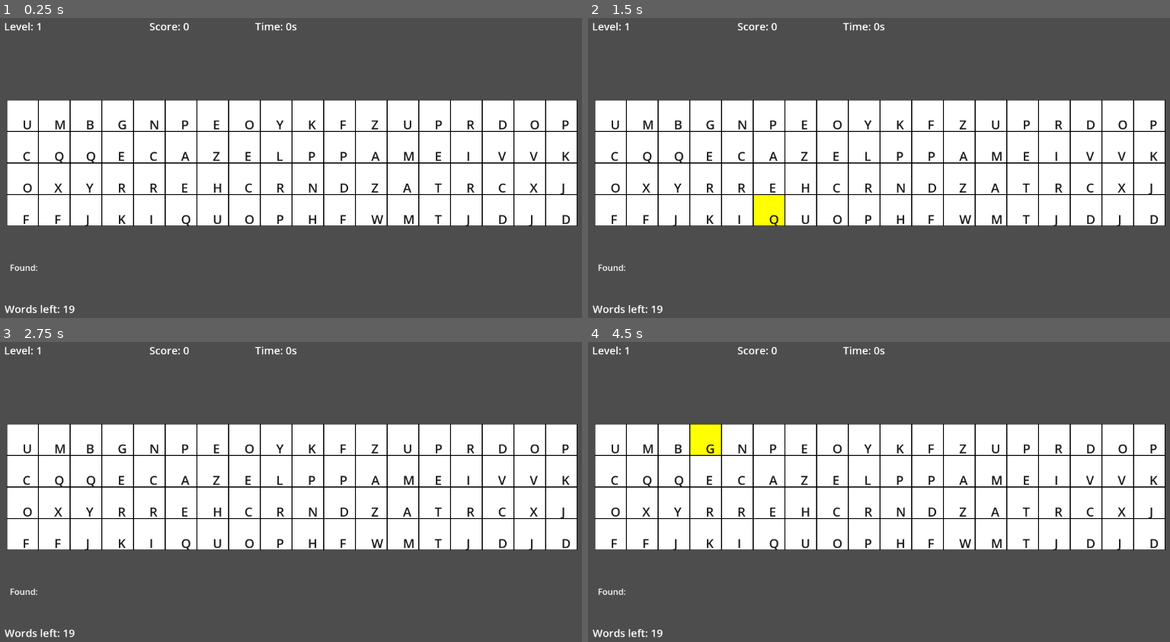
Above: before the commit, frames 1-4 (two rows, left to right).
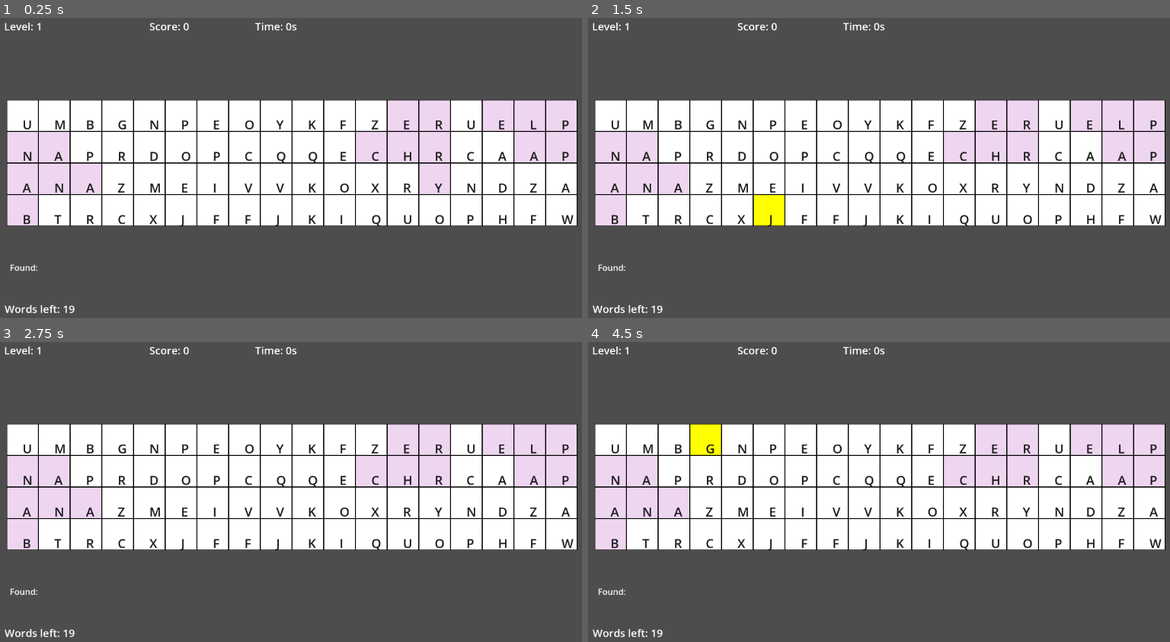
Above: after the commit, the same moments.

Repository: chenxinma/letter-blast
Game: Godot game, scene res://scenes/main.tscn
Two runs of this game, one before a commit and one after it. Both use one fixed random seed, a clock stepped at 60 frames per second and the inputs below.
Inputs (mouse positions are in pixels of both pictures, inside the frame that each line leads up to):
- Up to frame 1 (0.25 s): no input
- Up to frame 2 (1.5 s): tap Enter at 0.5 s; move the mouse to (1018, 165) at 0.52 s; click (1018, 165) at 0.67 s; tap Space at 1.25 s; move the mouse to (762, 198) at 1.27 s; click (762, 198) at 1.42 s
- Up to frame 3 (2.75 s): tap Enter at 2 s; move the mouse to (355, 429) at 2.02 s; click (355, 429) at 2.17 s
- Up to frame 4 (4.5 s): tap Space at 2.75, 4.25 s; move the mouse to (849, 573) at 2.77 s; click (849, 573) at 2.92 s; tap Enter at 3.5 s; move the mouse to (1065, 555) at 3.52 s; click (1065, 555) at 3.67 s; move the mouse to (698, 453) at 4.27 s; click (698, 453) at 4.42 s

The runs differ from the first frame. In frame 1, 10% of the frame differs, in the area x 1-100%, y 27-70%; in frame 2, 9.5%; in frame 3, 9.5%; in frame 4, 9.5%.

Commit message:
feat: replace linear word placement with recursive backtracking logic
Implement recursive backtracking for word placement to improve grid
generation flexibility. Tracks placed paths for hint system support.

- Replace linear direction checking with try_place_word_recursive
- Add placed_paths dictionary to store successful word coordinates
- Call set_hint on newly created cells during placement
- Add MAX_RECURSION_DEPTH constant to prevent infinite loops
- Remove debug print statements from generate_grid

Diff:
--- a/scripts/grid_manager.gd
+++ b/scripts/grid_manager.gd
@@ -6,13 +6,14 @@
 @export var cell_template: PackedScene
 
 const GRID_WIDTH: int = 18
-# 4列 × 18行
 const GRID_HEIGHT: int = 4
 const CELL_SIZE: int = 60
 const MAX_PLACEMENT_ATTEMPTS: int = 100
+const MAX_RECURSION_DEPTH: int = 30
 
 var cells = []
 var grid_node: Node2D
+var placed_paths: Dictionary = {}
 
 signal cell_selected(coord: Vector2)
 
@@ -45,6 +46,7 @@
 				(cell as Node).queue_free()
 
 	cells.clear()
+	placed_paths.clear()
 
 	for row in range(GRID_HEIGHT):
 		var row_array: Array[Area2D] = []
@@ -61,7 +63,6 @@
 		return
 
 	for word in assigned_words:
-		print(word)
 		place_word_in_grid(word)
 
 	for row in range(GRID_HEIGHT):
@@ -79,52 +80,104 @@
 	return letters[randi() % letters.length()]
 
 func place_word_in_grid(word: String) -> bool:
+	if word.is_empty():
+		return false
+
 	for _i in range(MAX_PLACEMENT_ATTEMPTS):
-		var direction_idx := randi() % DIRECTIONS.size()
-		var direction := DIRECTIONS[direction_idx]
-
 		var start_x := randi() % GRID_WIDTH
 		var start_y := randi() % GRID_HEIGHT
+		var start_coord := Vector2(start_x, start_y)
 
-		if can_place_word(word, start_x, start_y, direction):
-			do_place_word(word, start_x, start_y, direction)
+		if not can_place_char_at(start_coord, word[0]):
+			continue
+
+		var path: Array[Vector2] = [start_coord]
+		var visited: Dictionary = {start_coord: true}
+
+		if try_place_word_recursive(word, 1, start_coord, Vector2.ZERO, path, visited):
+			placed_paths[word] = path.duplicate()
 			return true
+
+	print("单词放置失败: ", word)
+	return false
+
+func try_place_word_recursive(word: String, char_index: int, prev_coord: Vector2, prev_direction: Vector2, path: Array[Vector2], visited: Dictionary) -> bool:
+	if char_index >= word.length():
+		do_place_word_by_path(word, path)
+		return true
+
+	if path.size() >= MAX_RECURSION_DEPTH:
+		return false
+
+	var available_directions := get_available_directions(prev_coord, prev_direction, visited)
+	if available_directions.is_empty():
+		return false
+
+	available_directions.shuffle()
+
+	for direction in available_directions:
+		var next_coord := prev_coord + direction
+
+		if not can_place_char_at(next_coord, word[char_index]):
+			continue
+
+		path.append(next_coord)
+		visited[next_coord] = true
+
+		if try_place_word_recursive(word, char_index + 1, next_coord, direction, path, visited):
+			return true
+
+		path.erase(next_coord)
+		visited.erase(next_coord)
 
 	return false
 
-func can_place_word(word: String, start_x: int, start_y: int, direction: Vector2) -> bool:
-	var x := start_x
-	var y := start_y
+func get_available_directions(current_coord: Vector2, prev_direction: Vector2, visited: Dictionary) -> Array[Vector2]:
+	var result: Array[Vector2] = []
+	var opposite := prev_direction * -1
 
-	for i in range(word.length()):
-		if not is_valid_coordinate(Vector2(x, y)):
-			return false
+	for direction in DIRECTIONS:
+		if direction == opposite:
+			continue
 
-		var coord := Vector2(x, y)
-		var cell := get_cell(coord)
-		if cell != null:
-			if cell.is_used:
-				if cell.letter != word[i]:
-					return false
+		var next_coord := current_coord + direction
 
-		x += int(direction.x)
-		y += int(direction.y)
+		if not is_valid_coordinate(next_coord):
+			continue
 
-	return true
+		if visited.has(next_coord):
+			continue
 
-func do_place_word(word: String, start_x: int, start_y: int, direction: Vector2) -> void:
-	var x := start_x
-	var y := start_y
+		result.append(direction)
 
-	for i in range(word.length()):
-		var coord := Vector2(x, y)
-		var cell := cell_template.instantiate() as Area2D
-		cell.position = coord * CELL_SIZE + Vector2(CELL_SIZE / 2.0, CELL_SIZE / 2.0)
-		grid_node.add_child(cell)
-		cell.set_letter(word[i], coord)
-		cells[coord.y][coord.x] = cell
-		x += int(direction.x)
-		y += int(direction.y)
+	return result
+
+func can_place_char_at(coord: Vector2, letter: String) -> bool:
+	if not is_valid_coordinate(coord):
+		return false
+
+	var cell := get_cell(coord)
+
+	if cell == null:
+		return true
+
+	if cell.is_used:
+		return false
+
+	return cell.letter == letter
+
+func do_place_word_by_path(word: String, path: Array[Vector2]) -> void:
+	for i in range(path.size()):
+		var coord := path[i]
+		var existing_cell := get_cell(coord)
+
+		if existing_cell == null:
+			var cell := cell_template.instantiate() as Area2D
+			cell.position = coord * CELL_SIZE + Vector2(CELL_SIZE / 2.0, CELL_SIZE / 2.0)
+			grid_node.add_child(cell)
+			cell.set_letter(word[i], coord)
+			cell.set_hint()
+			cells[coord.y][coord.x] = cell
 
 func mark_cells_as_used(coordinates: Array) -> void:
 	for coord in coordinates:
--- a/scripts/word_cell.gd
+++ b/scripts/word_cell.gd
@@ -5,6 +5,7 @@
 
 const CELL_SIZE = 60
 const COLOR_HIGHLIGHT = Color(0.361, 0.486, 0.392, 1.0)
+const COLOR_HINT = Color(0.934, 0.837, 0.941, 1.0)
 const COLOR_USED = Color(0.5, 0.5, 0.5, 0.5)
 
 var letter: String = ""
@@ -49,6 +50,9 @@
 	cell_background.texture = _border_texture_cache
 	cell_background.modulate = Color(1, 1, 1, 1)
 
+func set_hint() -> void:
+	cell_background.modulate = COLOR_HINT
+
 func set_letter(c: String, coord: Vector2) -> void:
 	letter = c
 	coordinate = coord
--- a/tests/test_word_placement.gd
+++ b/tests/test_word_placement.gd
@@ -1,92 +1,197 @@
-class GridManagerTest extends Node
+class_name TestWordPlacement extends Node
 
-func _test_word_placement() -> void:
+func _test_simple_path_placement() -> void:
+	var grid_manager := _create_test_grid_manager()
+
+	var result := grid_manager.place_word_in_grid("CAT")
+	assert(result, "CAT should be placed successfully")
+	assert(grid_manager.placed_paths.has("CAT"), "placed_paths should contain CAT")
+	assert(grid_manager.placed_paths["CAT"].size() == 3, "CAT path should have 3 coordinates")
+
+	_cleanup_grid_manager(grid_manager)
+
+func _test_no_self_intersect() -> void:
+	var grid_manager := _create_test_grid_manager()
+
+	grid_manager.place_word_in_grid("HELLO")
+	var path: Array = grid_manager.placed_paths.get("HELLO", [])
+
+	assert(path.size() == 5, "HELLO path should have 5 coordinates")
+
+	var visited: Dictionary = {}
+	for coord in path:
+		assert(not visited.has(coord), "Path should not self-intersect")
+		visited[coord] = true
+
+	_cleanup_grid_manager(grid_manager)
+
+func _test_multiple_words_placement() -> void:
+	var grid_manager := _create_test_grid_manager()
+
+	var words := ["CAT", "DOG", "BIRD"]
+	for word in words:
+		var result := grid_manager.place_word_in_grid(word)
+		assert(result, word + " should be placed successfully")
+
+	assert(grid_manager.placed_paths.size() == 3, "Should have 3 words placed")
+
+	_cleanup_grid_manager(grid_manager)
+
+func _test_letter_sharing() -> void:
+	var grid_manager := _create_test_grid_manager()
+
+	grid_manager.place_word_in_grid("CAT")
+	grid_manager.place_word_in_grid("BAT")
+
+	assert(grid_manager.placed_paths.has("CAT"), "CAT should be placed")
+	assert(grid_manager.placed_paths.has("BAT"), "BAT should be placed")
+
+	var cat_path: Array = grid_manager.placed_paths["CAT"]
+	var bat_path: Array = grid_manager.placed_paths["BAT"]
+
+	var shared_coords: int = 0
+	for coord in cat_path:
+		if bat_path.has(coord):
+			shared_coords += 1
+
+	assert(shared_coords >= 2, "CAT and BAT should share at least 2 letters (A and T)")
+
+	_cleanup_grid_manager(grid_manager)
+
+func _test_empty_word() -> void:
+	var grid_manager := _create_test_grid_manager()
+
+	var result := grid_manager.place_word_in_grid("")
+	assert(not result, "Empty word should return false")
+
+	_cleanup_grid_manager(grid_manager)
+
+func _test_get_available_directions() -> void:
+	var grid_manager := _create_test_grid_manager()
+
+	var visited: Dictionary = {}
+	var directions := grid_manager.get_available_directions(Vector2(1, 1), Vector2(0, 1), visited)
+
+	assert(directions.size() == 3, "Should have 3 available directions (excluding reverse DOWN)")
+	assert(not directions.has(Vector2(0, -1)), "Should not contain UP (reverse of DOWN)")
+
+	_cleanup_grid_manager(grid_manager)
+
+func _test_get_available_directions_with_visited() -> void:
+	var grid_manager := _create_test_grid_manager()
+
+	var visited: Dictionary = {Vector2(2, 1): true}
+	var directions := grid_manager.get_available_directions(Vector2(1, 1), Vector2.ZERO, visited)
+
+	assert(not directions.has(Vector2(1, 0)), "Should not contain RIGHT direction to visited cell")
+
+	_cleanup_grid_manager(grid_manager)
+
+func _test_can_place_char_at_empty() -> void:
+	var grid_manager := _create_test_grid_manager()
+
+	var result := grid_manager.can_place_char_at(Vector2(0, 0), "A")
+	assert(result, "Should be able to place char in empty cell")
+
+	_cleanup_grid_manager(grid_manager)
+
+func _test_can_place_char_at_out_of_bounds() -> void:
+	var grid_manager := _create_test_grid_manager()
+
+	var result := grid_manager.can_place_char_at(Vector2(-1, 0), "A")
+	assert(not result, "Should not be able to place char out of bounds")
+
+	result = grid_manager.can_place_char_at(Vector2(100, 100), "A")
+	assert(not result, "Should not be able to place char out of bounds")
+
+	_cleanup_grid_manager(grid_manager)
+
+func _test_recursion_depth_limit() -> void:
+	var grid_manager := _create_test_grid_manager()
+
+	var long_word := "ABCDEFGHIJKLMNOPQRSTUVWXYZ"
+	var result := grid_manager.place_word_in_grid(long_word)
+	assert(not result, "Very long word should fail due to depth limit")
+
+	_cleanup_grid_manager(grid_manager)
+
+func _test_placed_paths_cleared_on_generate() -> void:
+	var grid_manager := _create_test_grid_manager()
+
+	grid_manager.place_word_in_grid("CAT")
+	assert(grid_manager.placed_paths.size() == 1, "Should have 1 placed word")
+
+	grid_manager.cells.clear()
+	for row in range(4):
+		var row_array: Array = []
+		for col in range(4):
+			row_array.append(null)
+		grid_manager.cells.append(row_array)
+
+	grid_manager.placed_paths.clear()
+
+	assert(grid_manager.placed_paths.is_empty(), "placed_paths should be cleared")
+
+	_cleanup_grid_manager(grid_manager)
+
+func _test_path_directions_valid() -> void:
+	var grid_manager := _create_test_grid_manager()
+
+	grid_manager.place_word_in_grid("HELLO")
+	var path: Array = grid_manager.placed_paths.get("HELLO", [])
+
+	assert(path.size() >= 2, "Path should have at least 2 coordinates")
+
+	for i in range(1, path.size()):
+		var prev: Vector2 = path[i - 1]
+		var curr: Vector2 = path[i]
+		var diff := curr - prev
+
+		var is_valid_direction := false
+		for dir in grid_manager.DIRECTIONS:
+			if diff == dir:
+				is_valid_direction = true
+				break
+
+		assert(is_valid_direction, "Each step should be a valid direction")
+
+	_cleanup_grid_manager(grid_manager)
+
+func _create_test_grid_manager() -> Node:
 	var grid_manager := load("res://scripts/grid_manager.gd").new()
 	grid_manager.GRID_WIDTH = 4
 	grid_manager.GRID_HEIGHT = 4
 	grid_manager.cells = []
+	grid_manager.placed_paths = {}
+
+	var grid_node := Node2D.new()
+	grid_manager.add_child(grid_node)
+	grid_manager.grid_node = grid_node
 
 	for row in range(4):
-		var row_array = []
+		var row_array: Array = []
 		for col in range(4):
 			row_array.append(null)
 		grid_manager.cells.append(row_array)
 
-	var word_manager := WordManager.new()
-	word_manager.words = ["CAT", "DOG"]
-	grid_manager.word_manager = word_manager
+	return grid_manager
 
-	grid_manager.place_word_in_grid("CAT")
-	var placed := grid_manager.place_word_in_grid("DOG")
-
-	assert(placed, "Word DOG should be placed")
-
-	grid_manager.queue_free()
-	word_manager.queue_free()
-
-func _test_overlap_validation() -> void:
-	var grid_manager := load("res://scripts/grid_manager.gd").new()
-	grid_manager.GRID_WIDTH = 4
-	grid_manager.GRID_HEIGHT = 4
-	grid_manager.cells = []
-
-	for row in range(4):
-		var row_array = []
-		for col in range(4):
-			row_array.append(null)
-		grid_manager.cells.append(row_array)
-
-	grid_manager.do_place_word("CAT", 0, 0, Vector2(1, 0))
-
-	var valid := grid_manager.can_place_word("CAR", 0, 0, Vector2(1, 0))
-	assert(not valid, "Overlapping word with different letter should be invalid")
-
-	grid_manager.queue_free()
-
-func _test_get_cell_returns_null_for_invalid() -> void:
-	var grid_manager := load("res://scripts/grid_manager.gd").new()
-	grid_manager.GRID_WIDTH = 4
-	grid_manager.GRID_HEIGHT = 4
-
-	var result := grid_manager.get_cell(Vector2(-1, -1))
-	assert(result == null, "get_cell should return null for invalid coordinates")
-
-	result = grid_manager.get_cell(Vector2(100, 100))
-	assert(result == null, "get_cell should return null for out of bounds coordinates")
-
-	grid_manager.queue_free()
-
-func _test_randomize_called() -> void:
-	var grid_manager := load("res://scripts/grid_manager.gd").new()
-	grid_manager._ready()
-
-	var letters := "ABCDEFGHIJKLMNOPQRSTUVWXYZ"
-	var letter1 := grid_manager.get_random_letter()
-	var letter2 := grid_manager.get_random_letter()
-
-	assert(letters.has(letter1), "get_random_letter should return a letter")
-	assert(letters.has(letter2), "get_random_letter should return a letter")
-
-	grid_manager.queue_free()
-
-func _test_grid_initialization() -> void:
-	var grid_manager := load("res://scripts/grid_manager.gd").new()
-
-	var word_manager := WordManager.new()
-	word_manager.words = ["TEST"]
-	grid_manager.word_manager = word_manager
-
-	var grid_node := Node2D.new()
-	grid_manager.add_child(grid_node)
-
-	word_manager.queue_free()
-	grid_node.queue_free()
+func _cleanup_grid_manager(grid_manager: Node) -> void:
+	if grid_manager.grid_node:
+		grid_manager.grid_node.queue_free()
 	grid_manager.queue_free()
 
 func _run_tests() -> void:
-	_test_word_placement()
-	_test_overlap_validation()
-	_test_get_cell_returns_null_for_invalid()
-	_test_randomize_called()
-	_test_grid_initialization()
-	print("All GridManager tests passed!")
+	_test_simple_path_placement()
+	_test_no_self_intersect()
+	_test_multiple_words_placement()
+	_test_letter_sharing()
+	_test_empty_word()
+	_test_get_available_directions()
+	_test_get_available_directions_with_visited()
+	_test_can_place_char_at_empty()
+	_test_can_place_char_at_out_of_bounds()
+	_test_recursion_depth_limit()
+	_test_placed_paths_cleared_on_generate()
+	_test_path_directions_valid()
+	print("All path placement tests passed!")
Not shown, added: docs/plans/2026-03-07-word-path-placement-design.md
